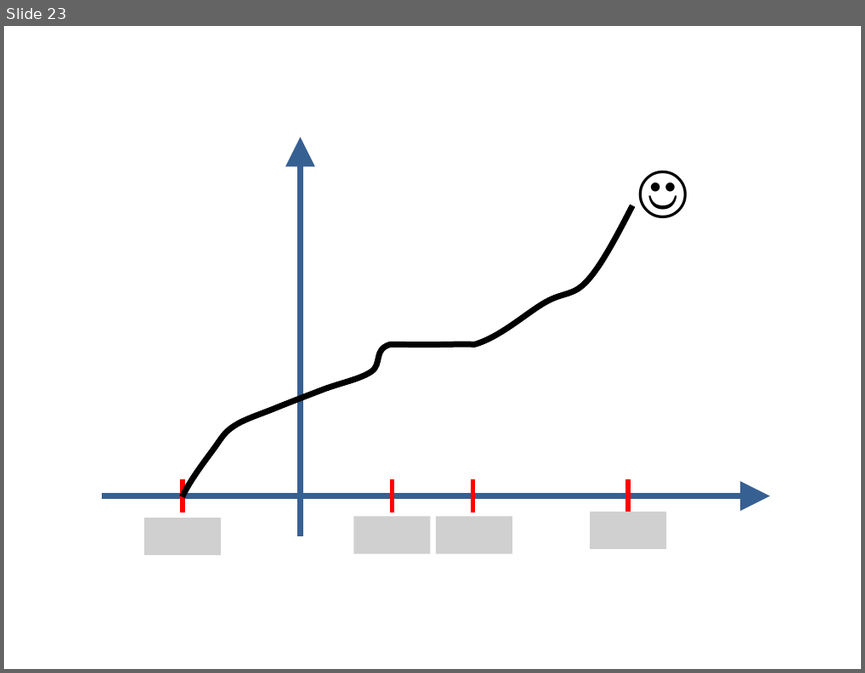
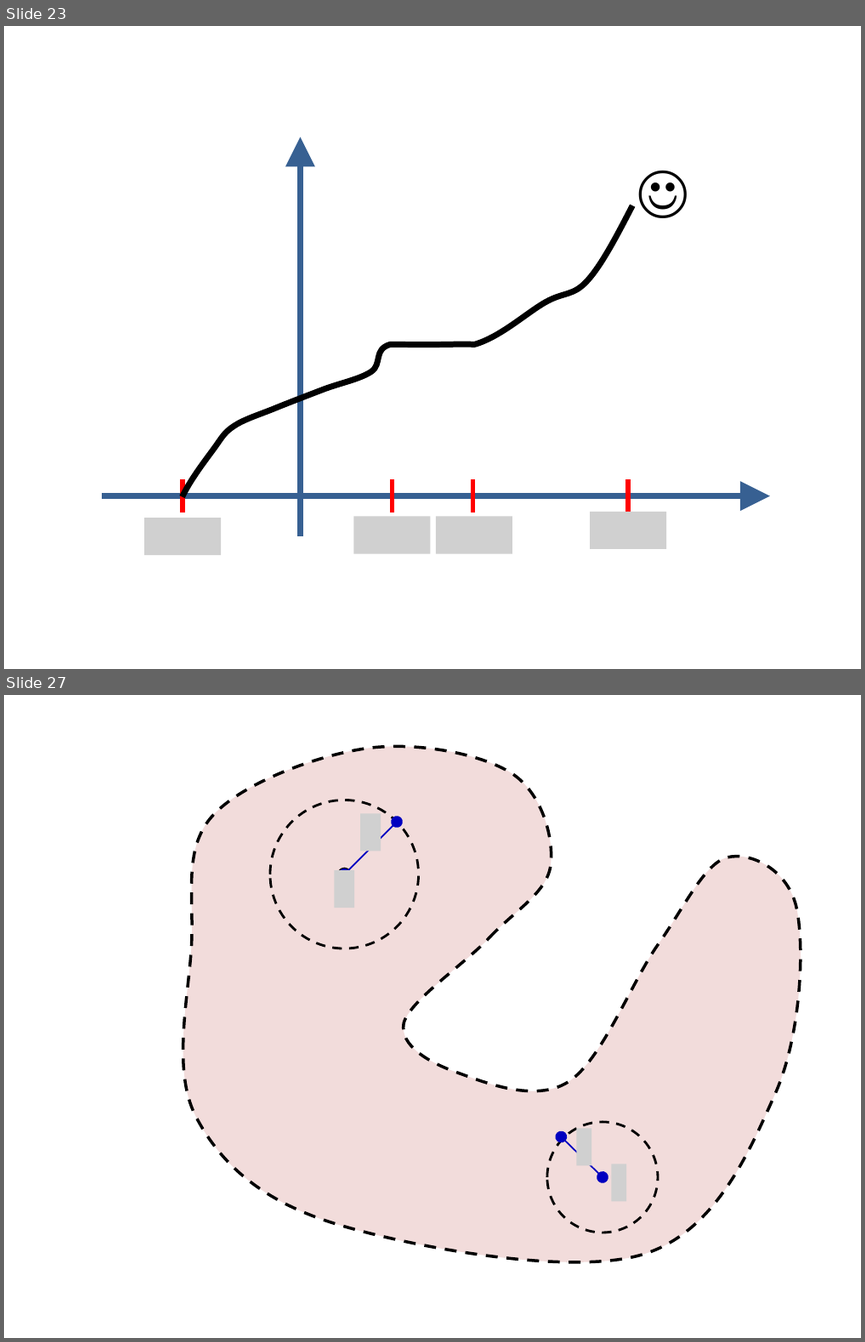
Before and after one commit to lutteropp/GeoTopo, a slide deck: images/Bilder.pptx. Shown one above the other, each under a label of ours: slide 23 before the commit, slides 23 and 27 after it; the slides between them are not shown. The pictures are 865x673 and 865x1342 pixels, drawn with LibreOffice and Linux fonts; fonts in the diff are those of the drawing; grey boxes stand for pictures. Boxes give left, top, right and bottom in pixels: in the first picture for what was removed or moved away, otherwise in the second. Text is boxed around its words. In the diff, an @@ line names an element or a change of style, - is before the commit and + after.

```diff
--- a/images/Bilder.pptx
+++ b/images/Bilder.pptx
@@ slide 27 added at box(4, 695, 861, 1338), background #FFFFFF @@
@@ freeform shape added at box(183, 746, 800, 1262), fill #F2DCDB, outline #000000 2.5 pt dashed @@
@@ ellipse added at box(270, 800, 419, 948), outline #000000 2 pt dashed @@
@@ double arrow added from (397, 822) to (344, 874), #0000C0 1.25 pt @@
@@ picture added at box(360, 813, 381, 851) @@
@@ picture added at box(334, 871, 354, 908) @@
@@ ellipse added at box(338, 868, 351, 881), fill #0000C0, outline #000000 1 pt @@
@@ ellipse added at box(547, 1122, 658, 1232), outline #000000 2 pt dashed @@
@@ picture added at box(576, 1128, 591, 1165) @@
@@ double arrow added from (561, 1136) to (602, 1176), #0000C0 1.25 pt @@
@@ ellipse added at box(598, 1172, 608, 1182), fill #0000C0, outline #000000 1 pt @@
@@ picture added at box(612, 1163, 627, 1202) @@
```
Also in this commit, not shown: 1 slide changed, 9 other slides added, 13 other files.
